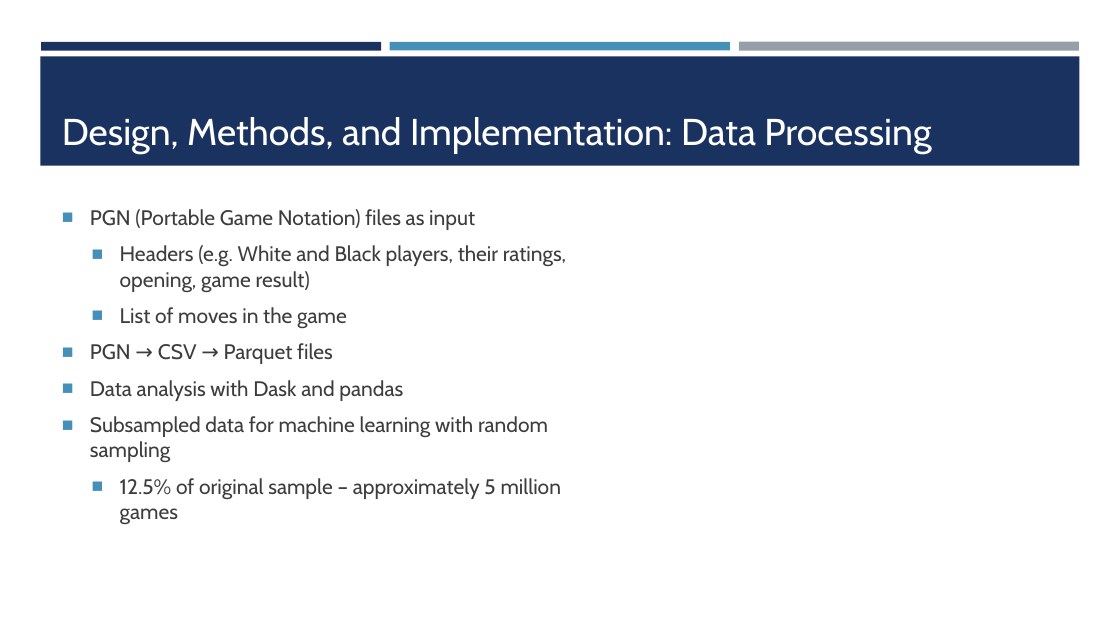
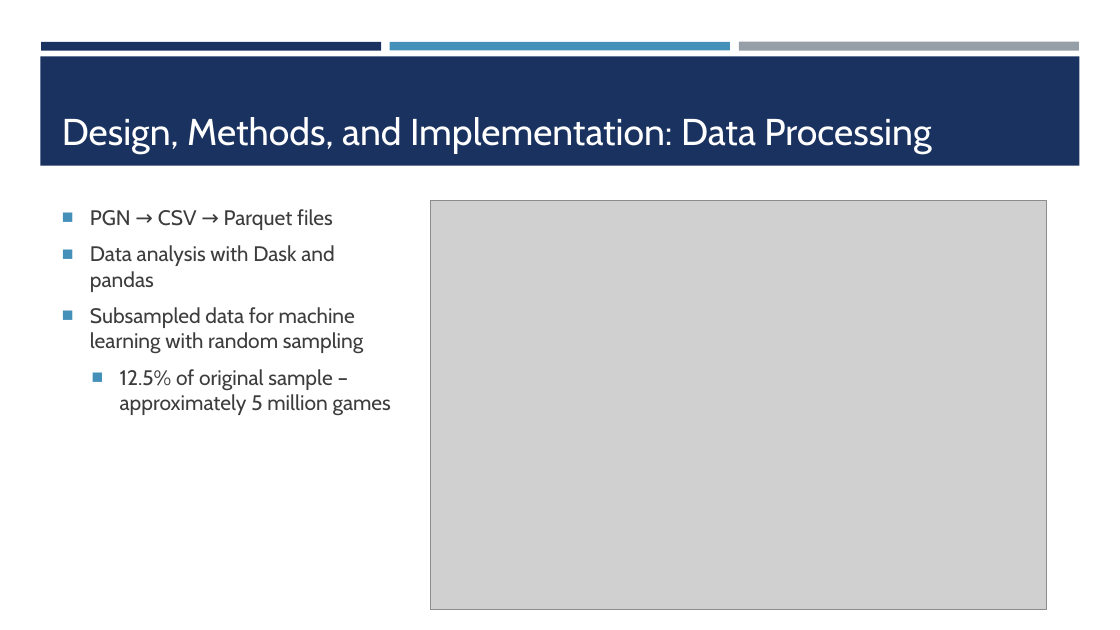
Before and after one commit to IsaacCheng9/machine-learning-in-chess, a slide deck: slide 7 of docs/Demonstration/Presentation - Machine Learning to Study Patterns in Chess Games.pptx. Drawn at 1120x630 pixels with LibreOffice and Linux fonts; fonts in the diff are those of the drawing; grey boxes stand for pictures. Boxes give left, top, right and bottom in pixels: in the first picture for what was removed or moved away, otherwise in the second. Text is boxed around its words. In the diff, an @@ line names an element or a change of style, - is before the commit and + after.

Commit message:
Add images of PGN file and data pipeline

```diff
--- a/docs/Demonstration/Presentation - Machine Learning to Study Patterns in Chess Games.pptx
+++ b/docs/Demonstration/Presentation - Machine Learning to Study Patterns in Chess Games.pptx
@@ text at [90, 209, 566, 329]: paragraphs removed @@
-■ PGN (Portable Game Notation) files as input
-  ■ Headers (e.g. White and Black players, their ratings, opening, game result)
-  ■ List of moves in the game
@@ picture added at [430, 200, 1047, 610] @@
```
Also in this commit, not shown: 2 other slides changed, 1 other file.
